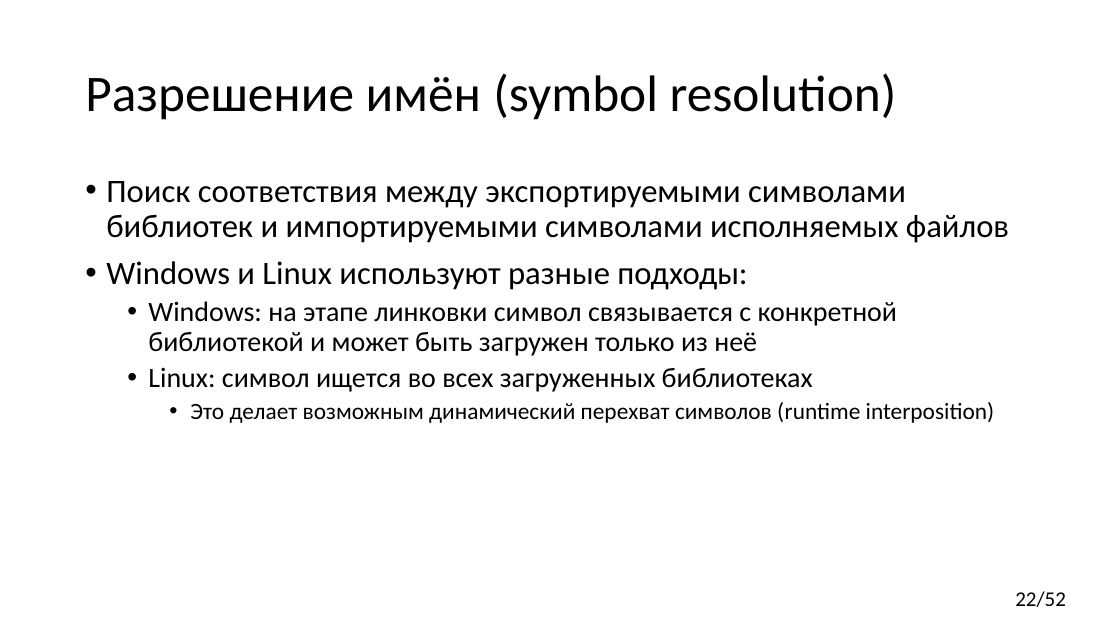
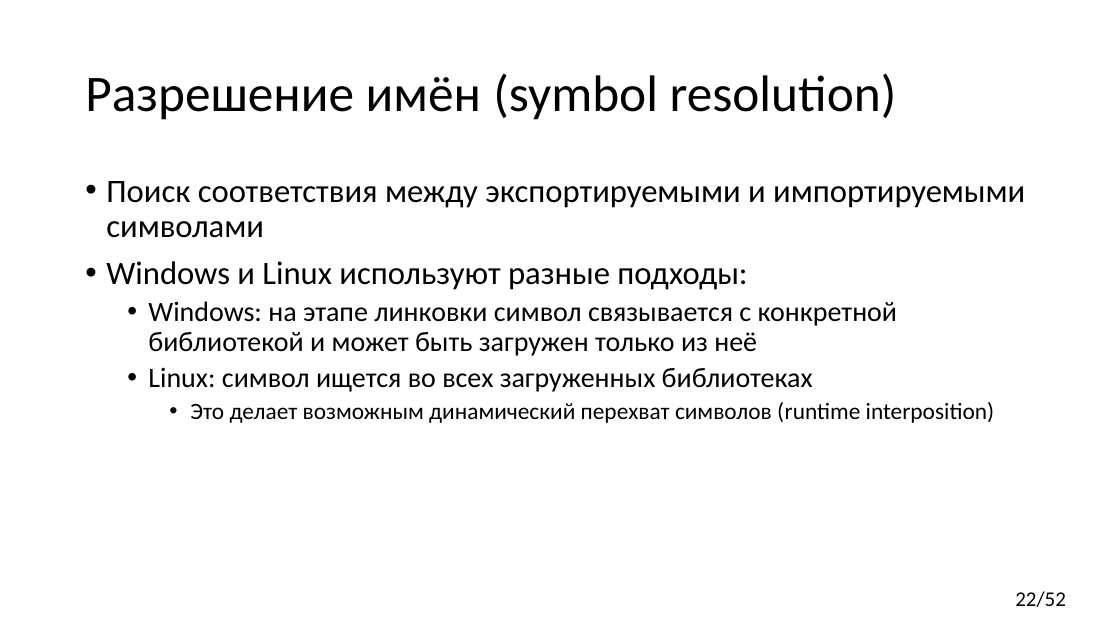
Before and after one commit to yugr/CppRussia, a slide deck: slide 22 of 2024/RU.pptx. Drawn at 1120x630 pixels with LibreOffice and Linux fonts; fonts in the diff are those of the drawing. Boxes give left, top, right and bottom in pixels: in the first picture for what was removed or moved away, otherwise in the second. Text is boxed around its words. In the diff, an @@ line names an element or a change of style, - is before the commit and + after.

```diff
--- a/2024/RU.pptx
+++ b/2024/RU.pptx
@@ text at <box>106,181,1025,238</box>: text changed @@
-• Поиск соответствия между экспортируемыми символами библиотек и импортируемыми символами исполняемых файлов
+• Поиск соответствия между экспортируемыми и импортируемыми символами
```
Also in this commit, not shown: 17 other slides changed.
